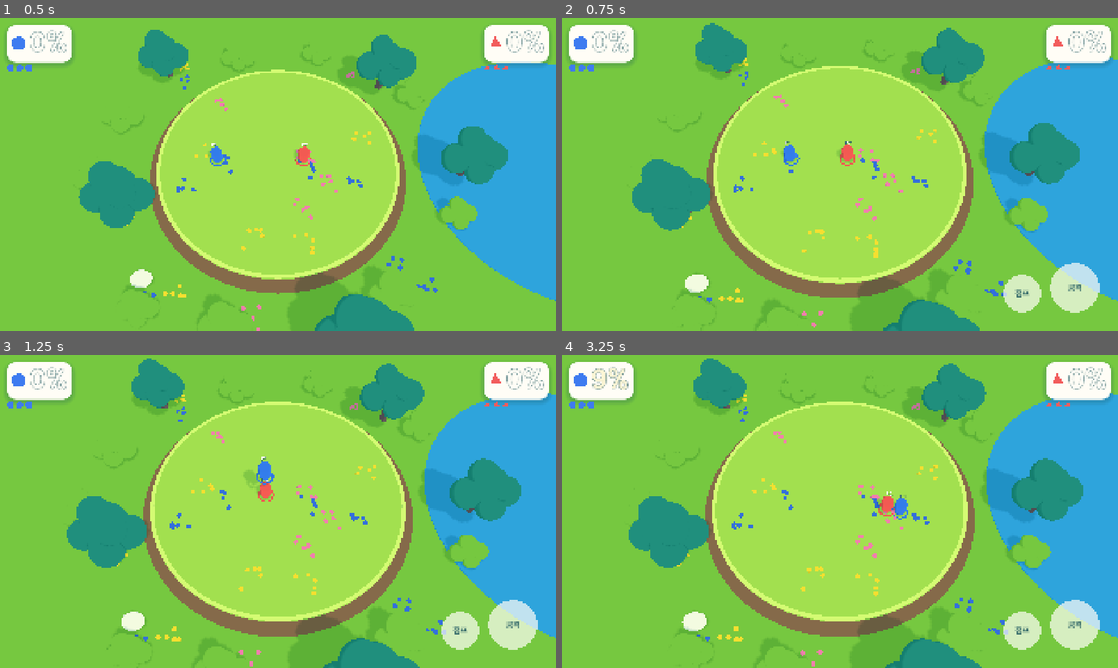
Above: before the commit, frames 1-4 (two rows, left to right).
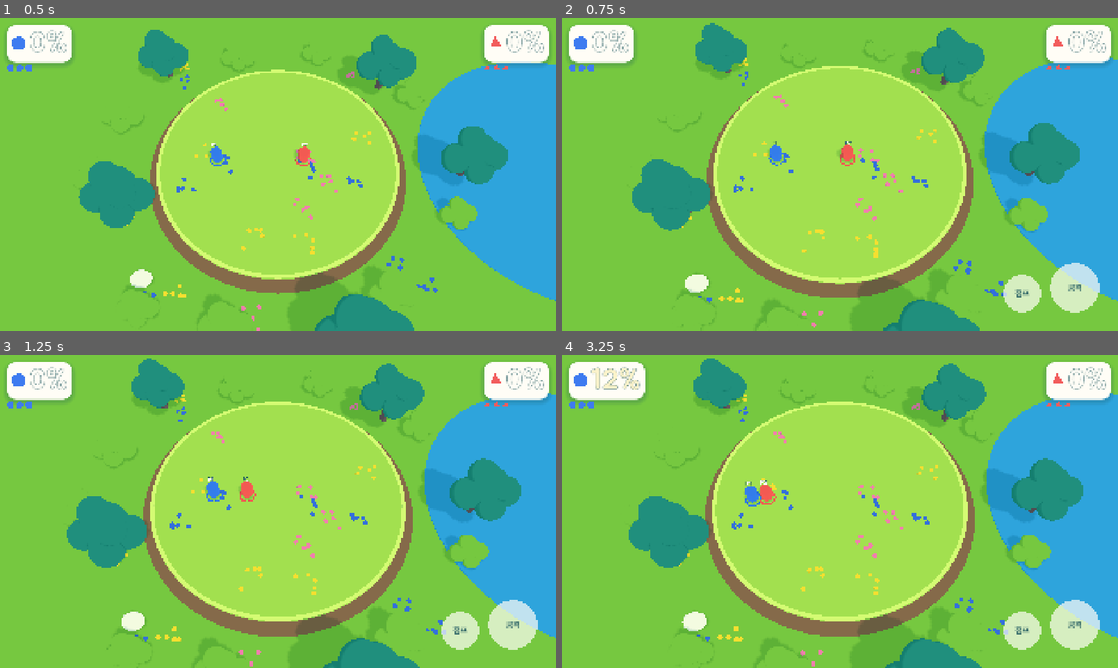
Above: after the commit, the same moments.

Repository: UICHEOL-HWANG/TheBrawlGuys
Game: Godot game, scene res://src/main/main.tscn
Two runs of this game, one before a commit and one after it. Both use one fixed random seed, a clock stepped at 60 frames per second and the inputs below.
Inputs (mouse positions are in pixels of both pictures, inside the frame that each line leads up to):
- Up to frame 1 (0.5 s): no input
- Up to frame 2 (0.75 s): tap Enter (ui_accept) at 0.5 s; move the mouse to (962, 158) at 0.52 s; hold D (p1_right) from 0.53 s (still down); hold L (p1_guard) from 0.53 s (still down); tap U (p1_grab) at 0.6 s; click (962, 158) at 0.67 s
- Up to frame 3 (1.25 s): keep holding D (p1_right); keep holding L (p1_guard); tap Space (p1_jump) at 0.77, 1.07 s
- Up to frame 4 (3.25 s): release D (p1_right) at 1.25 s; release L (p1_guard) at 1.25 s; drag from (728, 527) to (812, 574) at 1.27 s; move the mouse to (895, 442) at 2.02 s; hold D (p1_right) 2.03-2.75 s; hold K (p1_heavy) 2.03-2.75 s; tap J (p1_light) at 2.3 s; drag from (812, 574) to (673, 464) at 2.77 s

Frame 1 is identical in both runs. In frame 2, 0.3% of the frame differs, in the area x 36-43%, y 39-48%; in frame 3, 0.7%; in frame 4, 1.4%, in the area x 5-97%, y 1-99%.

Commit message:
feat: wire all six keyboard actions with held-button latching
Co-Authored-By: Claude Sonnet 5.5 <noreply@anthropic.com>

Diff:
--- /dev/null
+++ b/src/input/hold_latch.gd
@@ -0,0 +1,33 @@
+class_name HoldLatch
+extends RefCounted
+## A held button (heavy, guard) carried from rendered frames to sim ticks (context E3). consume()
+## is true while the button is held, and also once for a press released before any tick ran, so
+## a quick tap still reaches the sim as a one-tick hold.
+
+var _held: bool = false
+var _pending: bool = false
+
+
+func press() -> void:
+	_pending = true
+
+
+func set_held(held: bool) -> void:
+	if held and not _held:
+		_pending = true
+	_held = held
+
+
+func consume() -> bool:
+	var value := _held or _pending
+	_pending = false
+	return value
+
+
+func clear() -> void:
+	_held = false
+	_pending = false
+
+
+func is_held() -> bool:
+	return _held
--- a/src/input/local_input.gd
+++ b/src/input/local_input.gd
@@ -1,11 +1,17 @@
 class_name LocalInput
 extends RefCounted
-## Local player input (PRD §3.1): keyboard actions -> one InputFrame per sim tick.
-## Button presses are latched once per rendered frame (poll) and consumed per tick (context D6).
-## Touch controls feed the same latches through press_jump / press_light (Task 11).
+## Local player input (PRD §3.1-3.2): keyboard actions and touch controls -> one InputFrame per
+## sim tick. Presses (jump, light, grab) are latched once per rendered frame and consumed per
+## tick (Phase 1 D6); held buttons (heavy, guard) go through HoldLatch so a tap is never lost
+## (context E3). Touch feeds the same latches through press_* / set_touch_*.
 
 var _jump := ButtonLatch.new()
 var _light := ButtonLatch.new()
+var _grab := ButtonLatch.new()
+var _heavy := HoldLatch.new()
+var _guard := HoldLatch.new()
+var _touch_heavy: bool = false
+var _touch_guard: bool = false
 ## Set by TouchInput; when the stick is held it overrides the keyboard move vector.
 var touch_stick: TouchStickModel = null
 ## Process frame of the last reset(); poll() ignores keys still "just pressed" in that frame.
@@ -19,6 +25,14 @@
 		_jump.press()
 	if Input.is_action_just_pressed("p1_light"):
 		_light.press()
+	if Input.is_action_just_pressed("p1_grab"):
+		_grab.press()
+	if Input.is_action_just_pressed("p1_heavy"):
+		_heavy.press()
+	if Input.is_action_just_pressed("p1_guard"):
+		_guard.press()
+	_heavy.set_held(Input.is_action_pressed("p1_heavy") or _touch_heavy)
+	_guard.set_held(Input.is_action_pressed("p1_guard") or _touch_guard)
 
 
 func press_jump() -> void:
@@ -29,20 +43,42 @@
 	_light.press()
 
 
+func press_grab() -> void:
+	_grab.press()
+
+
+func set_touch_heavy(held: bool) -> void:
+	_touch_heavy = held
+	_heavy.set_held(held or _key_held("p1_heavy"))
+
+
+func set_touch_guard(held: bool) -> void:
+	_touch_guard = held
+	_guard.set_held(held or _key_held("p1_guard"))
+
+
 ## Drops any latched press (e.g. the Space that confirmed a restart also counts as p1_jump).
 ## Called from input handling, so the same frame's poll() must not re-latch the key.
 func reset() -> void:
 	_reset_frame = Engine.get_process_frames()
 	_jump.consume()
 	_light.consume()
+	_grab.consume()
+	_heavy.clear()
+	_guard.clear()
 
 
 func sample() -> InputFrame:
 	var move := _move_vector()
-	return InputFrame.make(move.x, move.y, _jump.consume(), _light.consume())
+	return InputFrame.make(move.x, move.y, _jump.consume(), _light.consume(),
+			_heavy.consume(), _guard.consume(), _grab.consume())
 
 
 func _move_vector() -> Vector2:
 	if touch_stick != null and touch_stick.active():
 		return touch_stick.vector()
 	return Input.get_vector("p1_left", "p1_right", "p1_up", "p1_down")
+
+
+static func _key_held(action: String) -> bool:
+	return InputMap.has_action(action) and Input.is_action_pressed(action)
--- /dev/null
+++ b/tests/unit/test_hold_latch.gd
@@ -0,0 +1,34 @@
+extends GutTest
+## Held buttons across frames and ticks (context E3).
+
+
+func test_held_reads_true_every_tick() -> void:
+	var h := HoldLatch.new()
+	h.set_held(true)
+	assert_true(h.consume())
+	assert_true(h.consume())
+	h.set_held(false)
+	assert_false(h.consume())
+
+
+func test_tap_between_ticks_still_reaches_one_tick() -> void:
+	var h := HoldLatch.new()
+	h.set_held(true)
+	h.set_held(false)
+	assert_true(h.consume(), "pressed and released inside one frame")
+	assert_false(h.consume())
+
+
+func test_press_marks_a_pending_tap() -> void:
+	var h := HoldLatch.new()
+	h.press()
+	assert_true(h.consume())
+	assert_false(h.consume())
+
+
+func test_clear_drops_hold_and_pending() -> void:
+	var h := HoldLatch.new()
+	h.set_held(true)
+	h.clear()
+	assert_false(h.is_held())
+	assert_false(h.consume())
--- a/tests/unit/test_input_bindings.gd
+++ b/tests/unit/test_input_bindings.gd
@@ -72,3 +72,58 @@
 	Input.action_press("p1_jump")
 	local.poll()
 	assert_true(local.sample().jump)
+
+
+func test_keyboard_heavy_and_guard_are_held_levels() -> void:
+	var local := LocalInput.new()
+	await get_tree().process_frame
+	Input.action_press("p1_heavy")
+	Input.action_press("p1_guard")
+	local.poll()
+	var a := local.sample()
+	var b := local.sample()
+	assert_true(a.heavy and b.heavy, "heavy stays true while K is held")
+	assert_true(a.guard and b.guard, "guard stays true while L is held")
+	Input.action_release("p1_heavy")
+	Input.action_release("p1_guard")
+	await get_tree().process_frame
+	local.poll()
+	var c := local.sample()
+	assert_false(c.heavy or c.guard)
+
+
+func test_keyboard_grab_is_latched_once() -> void:
+	var local := LocalInput.new()
+	await get_tree().process_frame
+	Input.action_press("p1_grab")
+	local.poll()
+	assert_true(local.sample().grab)
+	assert_false(local.sample().grab, "a press reaches exactly one tick")
+
+
+func test_touch_heavy_and_guard_feed_the_same_frame() -> void:
+	var local := LocalInput.new()
+	local.set_touch_heavy(true)
+	local.set_touch_guard(true)
+	var a := local.sample()
+	assert_true(a.heavy and a.guard)
+	local.set_touch_heavy(false)
+	local.set_touch_guard(false)
+	var b := local.sample()
+	assert_false(b.heavy or b.guard)
+
+
+func test_touch_grab_press() -> void:
+	var local := LocalInput.new()
+	local.press_grab()
+	assert_true(local.sample().grab)
+
+
+func test_reset_clears_every_latch() -> void:
+	var local := LocalInput.new()
+	local.press_grab()
+	local.set_touch_heavy(true)
+	local.set_touch_heavy(false)
+	local.reset()
+	var f := local.sample()
+	assert_false(f.grab or f.heavy, "nothing latched before a restart fires in the new match")
Not shown, added: src/input/hold_latch.gd.uid
Not shown, added: tests/unit/test_hold_latch.gd.uid
